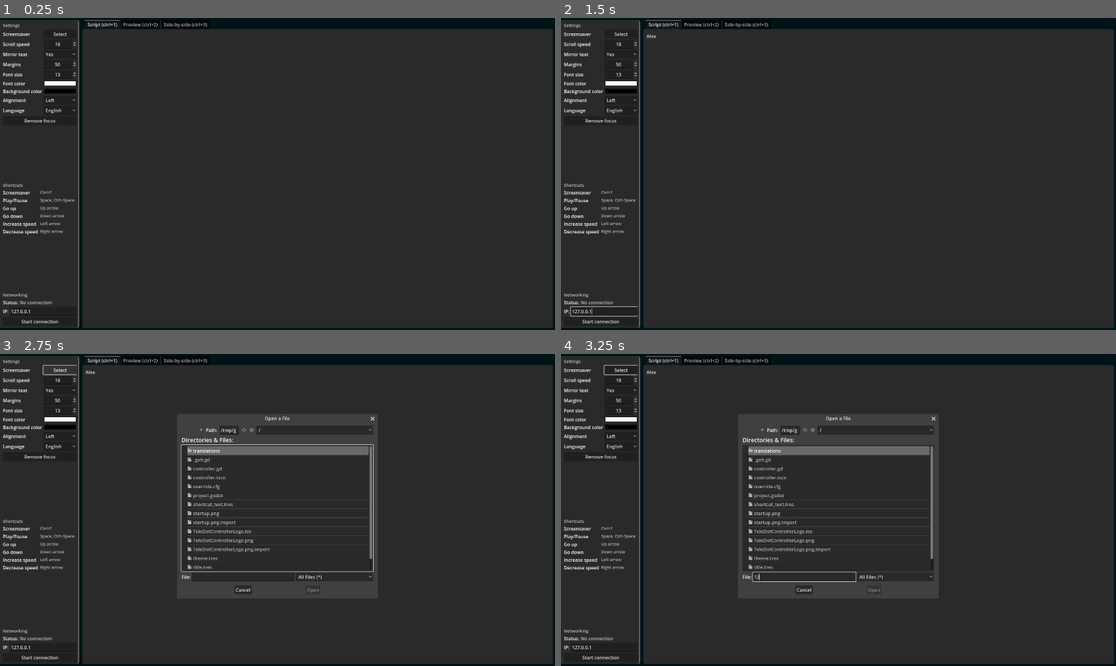
Above: before the commit, frames 1-4 (two rows, left to right).
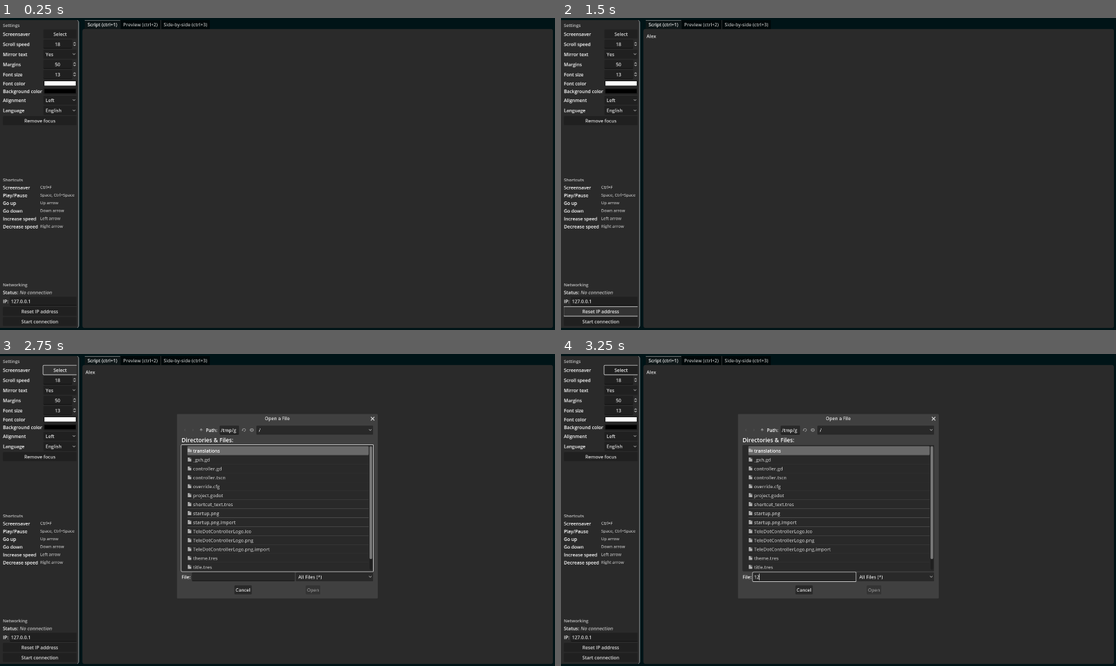
Above: after the commit, the same moments.

Repository: VoylinsGamedevJourney/teledot
Game: Godot game, scene res://controller.tscn
Two runs of this game, one before a commit and one after it. Both use one fixed random seed, a clock stepped at 60 frames per second and the inputs below.
Inputs (mouse positions are in pixels of both pictures, inside the frame that each line leads up to):
- Up to frame 1 (0.25 s): no input
- Up to frame 2 (1.5 s): click (877, 177) at 0.52 s; type "Alex" at 0.6 s; click (599, 311) at 1.25 s, where only the run after the commit has a clickable "Reset IP address"
- Up to frame 3 (2.75 s): click "Select" at 2 s
- Up to frame 4 (3.25 s): click (805, 575) at 2.77 s; type "12" at 2.85 s

The runs differ from the first frame. In frame 1, 1.0% of the frame differs, in the area x 0-14%, y 51-95%; in frame 2, 1.0%, in the area x 0-14%, y 51-96%; in frame 3, 1.0%; in frame 4, 1.0%.

Commit message:
Added a button to reset the IP address

Diff:
--- a/src_controller/controller.gd
+++ b/src_controller/controller.gd
@@ -326,3 +326,8 @@
 
 func _on_update_available_label_meta_clicked(meta) -> void:
 	OS.shell_open(meta)
+
+
+func _on_reset_ip_pressed() -> void:
+	save_setting("ip", get_default_ip())
+	load_settings()
--- a/src_controller/controller.tscn
+++ b/src_controller/controller.tscn
@@ -324,6 +324,11 @@
 layout_mode = 2
 size_flags_horizontal = 3
 text = "55757"
+
+[node name="ResetIP" type="Button" parent="MarginContainer/MainHSplit/LeftPanel/ScrollContainer/VBox"]
+unique_name_in_owner = true
+layout_mode = 2
+text = "BUTTON_RESET_IP"
 
 [node name="ConnectionButton" type="Button" parent="MarginContainer/MainHSplit/LeftPanel/ScrollContainer/VBox"]
 unique_name_in_owner = true
@@ -452,6 +457,7 @@
 [connection signal="text_changed" from="MarginContainer/MainHSplit/LeftPanel/ScrollContainer/VBox/NetworkingGrid/IPLineEdit" to="." method="_on_ip_line_edit_text_changed"]
 [connection signal="text_submitted" from="MarginContainer/MainHSplit/LeftPanel/ScrollContainer/VBox/NetworkingGrid/IPLineEdit" to="." method="_on_ip_line_edit_text_submitted"]
 [connection signal="text_submitted" from="MarginContainer/MainHSplit/LeftPanel/ScrollContainer/VBox/NetworkingGrid/PortLineEdit" to="." method="_on_port_line_edit_text_submitted"]
+[connection signal="pressed" from="MarginContainer/MainHSplit/LeftPanel/ScrollContainer/VBox/ResetIP" to="." method="_on_reset_ip_pressed"]
 [connection signal="pressed" from="MarginContainer/MainHSplit/LeftPanel/ScrollContainer/VBox/ConnectionButton" to="." method="_on_connection_button_pressed"]
 [connection signal="text_changed" from="MarginContainer/MainHSplit/ScriptPanel/Script (ctrl+1)/ScriptScroll/ScriptTextEdit" to="." method="_on_script_tab_text_changed"]
 [connection signal="text_changed" from="MarginContainer/MainHSplit/ScriptPanel/Side-by-side (ctrl+3)/ScriptScroll/HBoxContainer/sbsTextEdit" to="." method="_on_sbs_tab_text_changed"]
--- a/src_controller/translations/translations.csv
+++ b/src_controller/translations/translations.csv
@@ -23,6 +23,7 @@
 NETWORK_STATUS_ERROR,Error,エラー,Erreur,錯誤
 NETWORK_STATUS_CONNECTED,Connected,接続済み,Connecté,已連接
 NETWORK_STATUS_CONNECTING,Connecting,接続中,Connexion en cours,連接中
+BUTTON_RESET_IP,Reset IP address,,,重置IP位置
 BUTTON_START_CONNECTION,Start connection,接続開始,Démarrer la connexion,開始連接
 TAB_SCRIPT,Script,スクリプト,Script,脚本
 TAB_PREVIEW,Preview,プレビュー,Prévisualisation,预览
